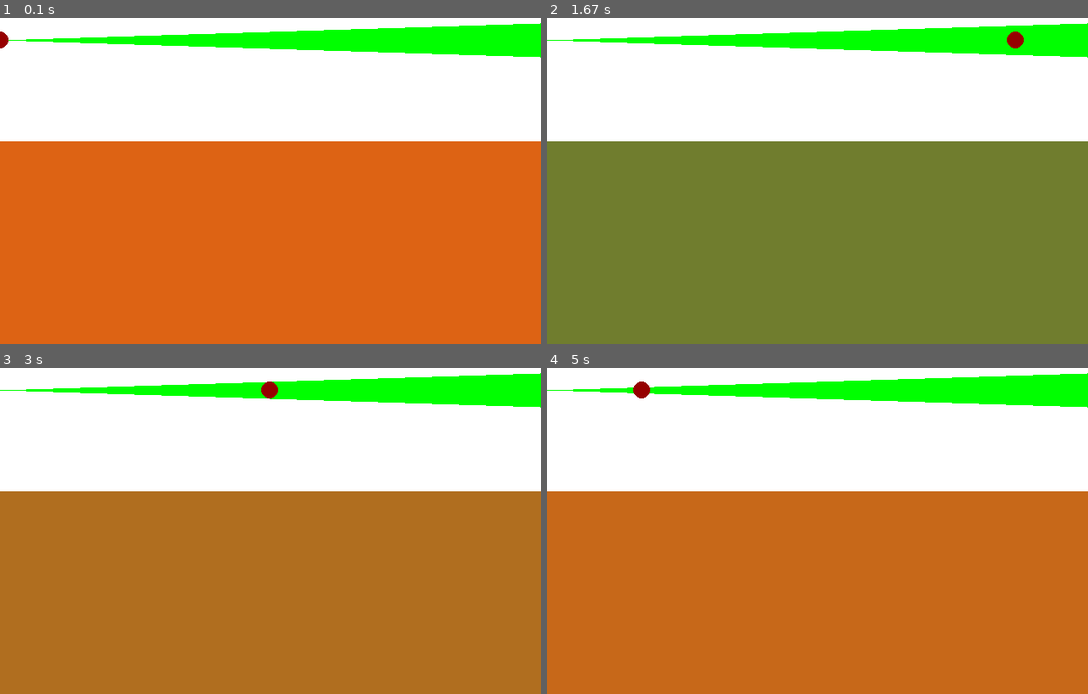
Above: before the commit, frames 1-4 (two rows, left to right).
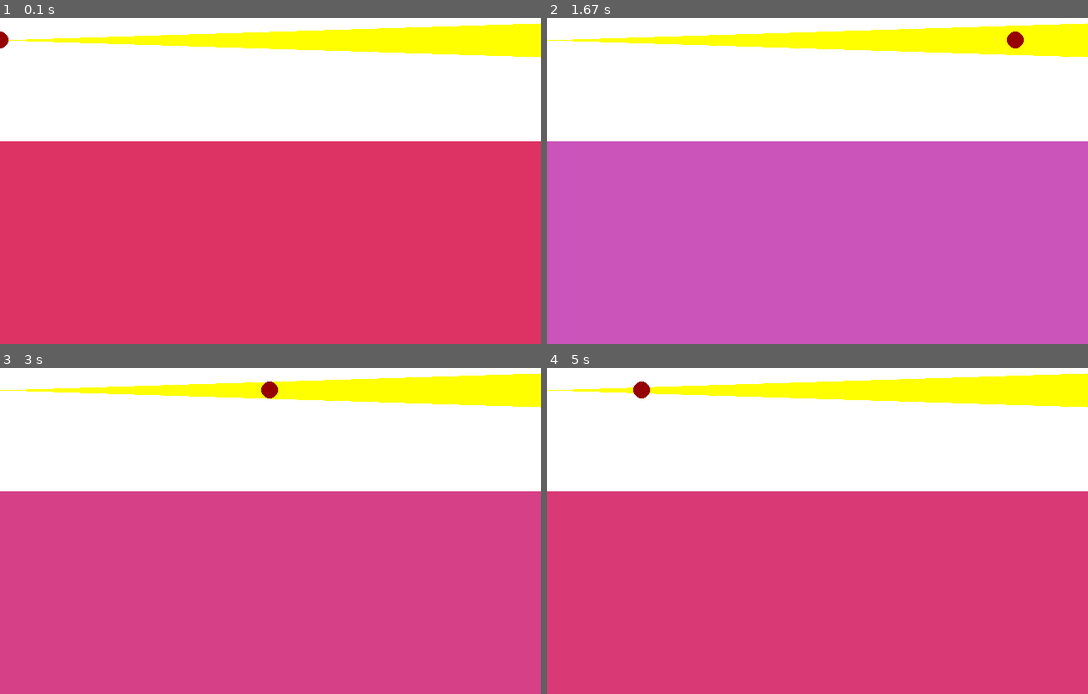
Above: after the commit, the same moments.

Repository: TeenAsher/pygame_study
Game: pygame game, started from study_2.py
The game is run twice, just before and just after one commit, with the same random seed, the same clock (stepped at 60 frames per second) and the same inputs.
Inputs (mouse positions are in pixels of both pictures, inside the frame that each line leads up to):
- Up to frame 1 (0.1 s): no input
- Up to frame 2 (1.67 s): click (817, 141) at 0.38 s; click (871, 229) at 0.78 s; click (1017, 285) at 1.2 s; move the mouse to (687, 60) at 1.5 s
- Up to frame 3 (3 s): click (140, 410) at 1.7 s; click (270, 540) at 2.27 s; move the mouse to (194, 407) at 2.63 s; click (194, 407) at 2.9 s
- Up to frame 4 (5 s): move the mouse to (1006, 596) at 3.3 s; click (1006, 596) at 3.6 s; move the mouse to (644, 531) at 4.03 s; click (644, 531) at 4.37 s; move the mouse to (660, 413) at 4.83 s

The runs differ from the first frame. In frame 1, 67% of the frame differs, in the area x 0-100%, y 1-100%; in frame 2, 67%; in frame 3, 67%; in frame 4, 67%.

Commit message:
study_2 file 3rd commit

Diff:
--- a/study_2.py
+++ b/study_2.py
@@ -10,8 +10,8 @@
 
 screen = pygame.display.set_mode((640, 480), 0, 32)
 
-color1 = (221, 99, 20)
-color2 = (96, 130, 51)
+color1 = (221, 50, 100)
+color2 = (200, 90, 200)
 factor = 0.
 
 def blend_color(color1, color2, blend_factor):
@@ -32,7 +32,7 @@
 
         tri = [(0, 120), (639, 100), (639, 140)]
 
-        pygame.draw.polygon(screen, (0, 255, 0), tri)
+        pygame.draw.polygon(screen, (255, 255, 0), tri)
         pygame.draw.circle(screen, (150, 0, 0), (int(factor * 639.), 120), 10)
 
         x, y, = pygame.mouse.get_pos()
